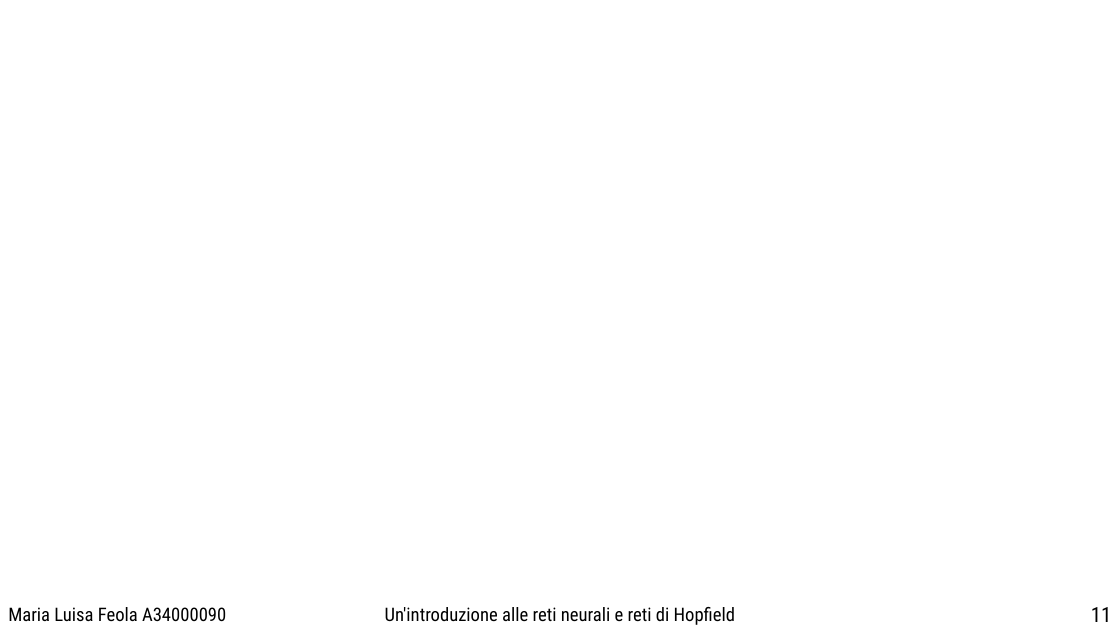
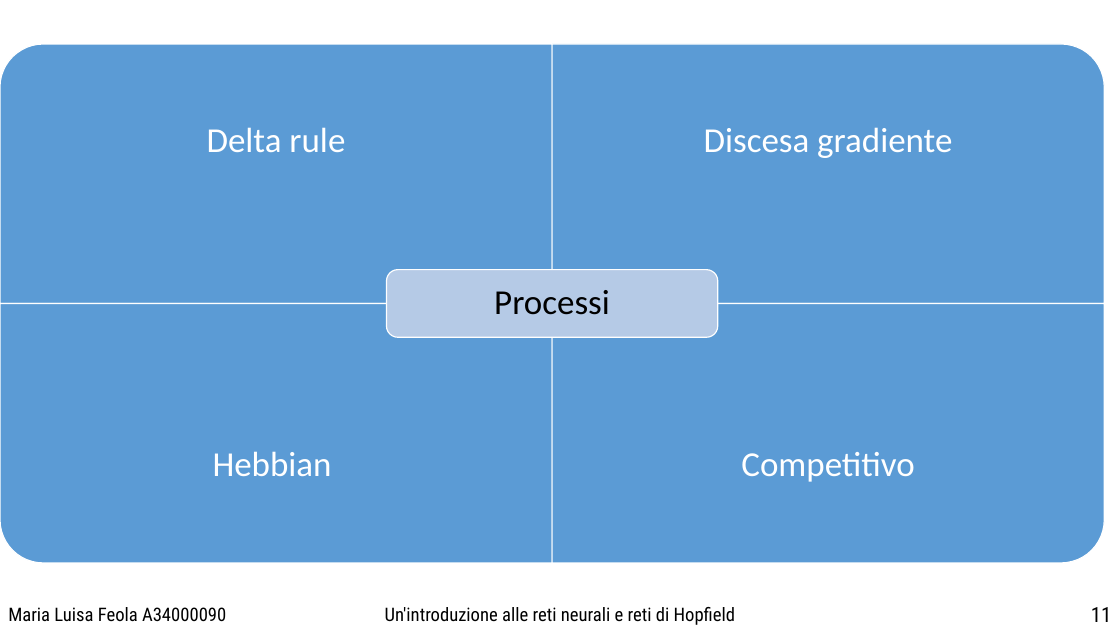
Before and after one commit to Misalf/tesi-nuovo, a slide deck: slide 11 of POWER POINT/PresentazionePowerPoint.pptx. Drawn at 1120x630 pixels with LibreOffice and Linux fonts; fonts in the diff are those of the drawing; background and template pictures are left out. Boxes give left, top, right and bottom in pixels: in the first picture for what was removed or moved away, otherwise in the second. Text is boxed around its words. In the diff, an @@ line names an element or a change of style, - is before the commit and + after.

```diff
--- a/POWER POINT/PresentazionePowerPoint.pptx
+++ b/POWER POINT/PresentazionePowerPoint.pptx
@@ group added at (x1=0, y1=44, x2=1105, y2=563): 5 texts, 4 round rects, 1 rounded rectangle @@
+Delta rule
+Discesa gradiente
+Hebbian
+Competitivo
+Processi
```
Also in this commit, not shown: 8 other slides changed, 5 other files.
